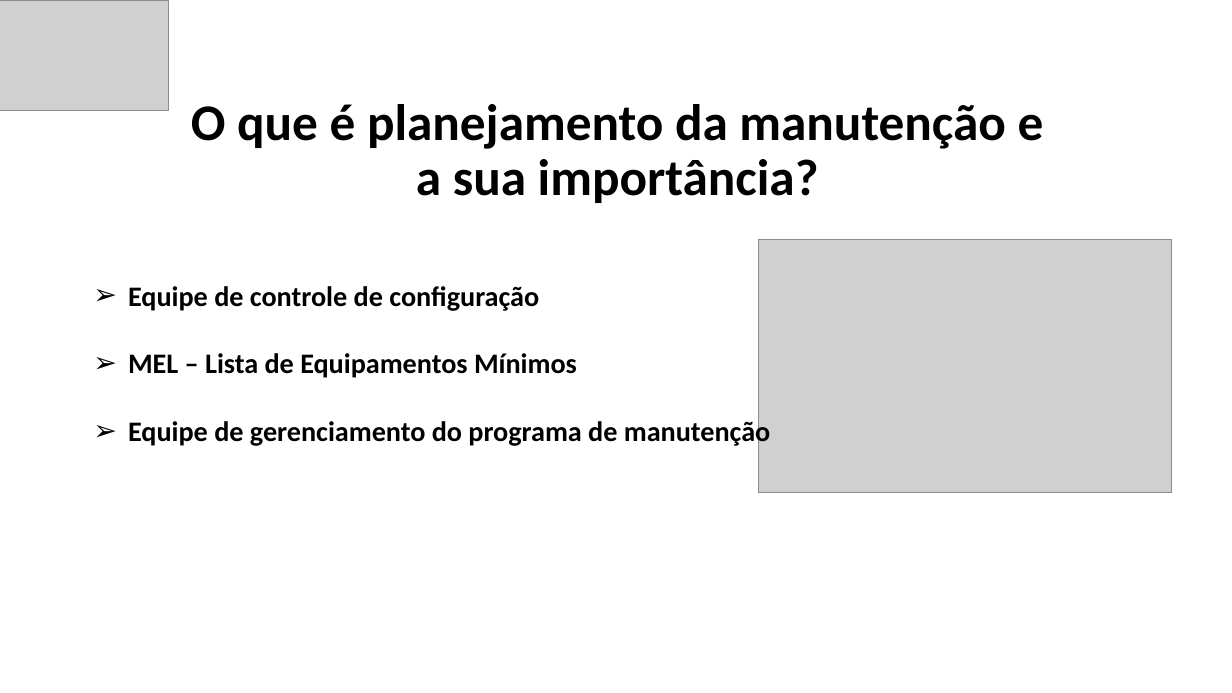
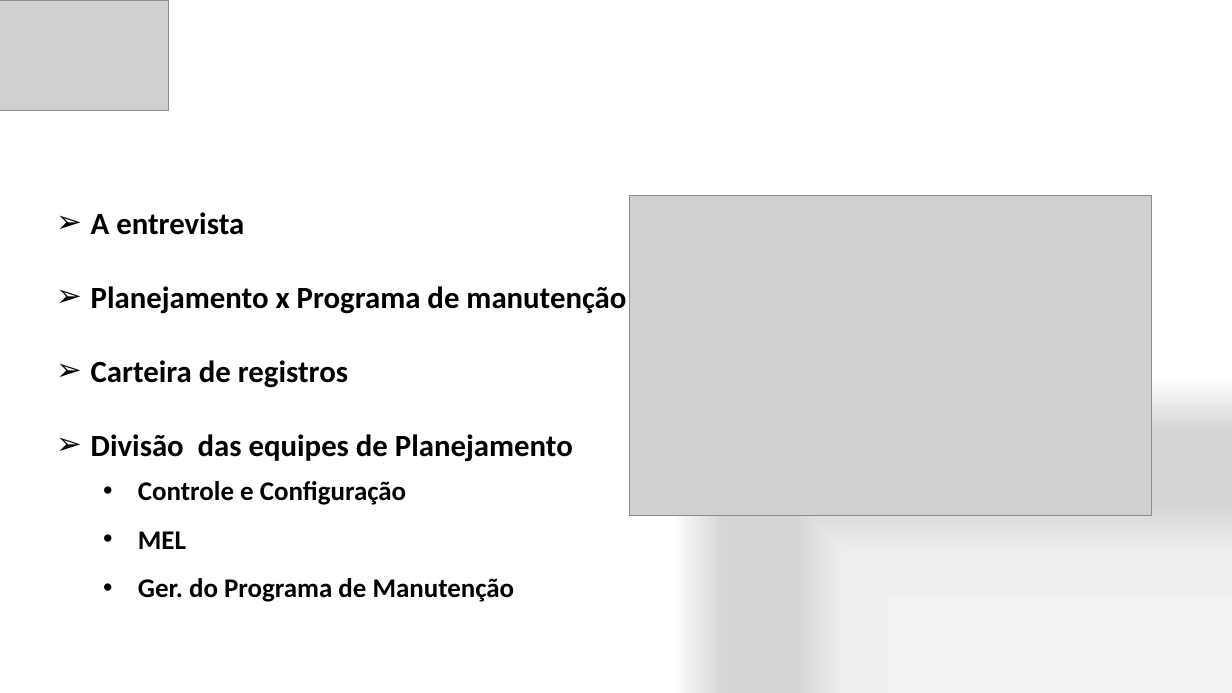
Before and after one commit to leonardopazzini/FATEC-PROJETO-INTEGRADOR-1-SEMESTRE, a slide deck: slide 2 of Projeto Integrador - Apresentação.pptx. Drawn at 1232x693 pixels with LibreOffice and Linux fonts; fonts in the diff are those of the drawing; grey boxes stand for pictures. Boxes give left, top, right and bottom in pixels: in the first picture for what was removed or moved away, otherwise in the second. Text is boxed around its words. In the diff, an @@ line names an element or a change of style, - is before the commit and + after.

```diff
--- a/Projeto Integrador - Apresentação.pptx
+++ b/Projeto Integrador - Apresentação.pptx
@@ background #FFFFFF to gradient #F2F2F2 to #EEEEEE to #D7D7D7 to #FFFFFF @@
@@ subtitle removed at [191, 104, 1044, 203] @@
-O que é planejamento da manutenção e a sua importância?
@@ picture: place and size @@
-picture at [759, 239, 1173, 493]
+picture at [629, 196, 1152, 516]
@@ text at [91, 212, 626, 462]: text changed; size 22 to 24 pt @@
-➢ Equipe de controle de configuração
-➢ MEL – Lista de Equipamentos Mínimos
-➢ Equipe de gerenciamento do programa de manutenção
+➢ A entrevista
+➢ Planejamento x Programa de manutenção
+➢ Carteira de registros
+➢ Divisão das equipes de Planejamento
@@ text added at [138, 481, 515, 602], 21 pt, text #000000, bold @@
+• Controle e Configuração
+• MEL
+• Ger. do Programa de Manutenção
```
Also in this commit, not shown: 4 other slides changed, 1 other file.
